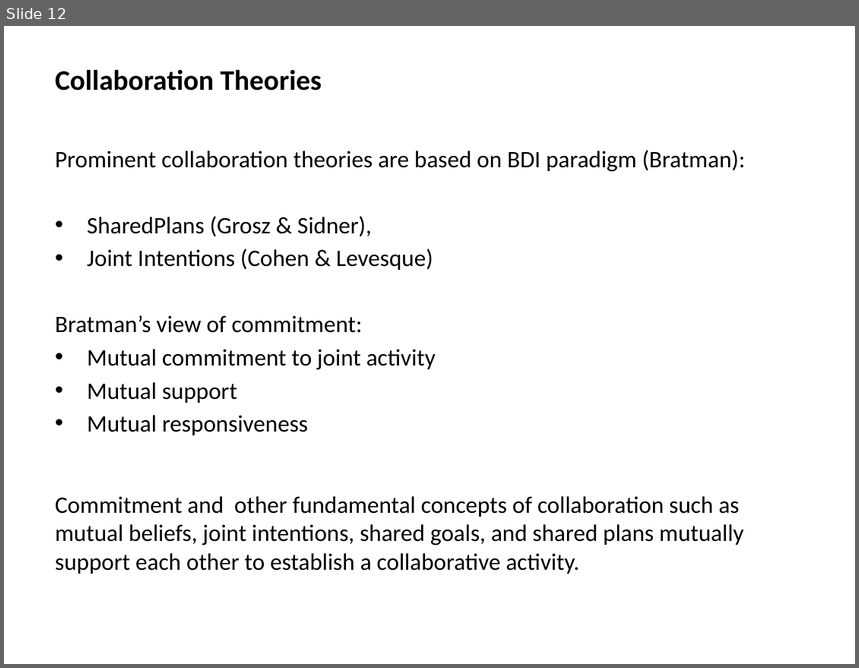
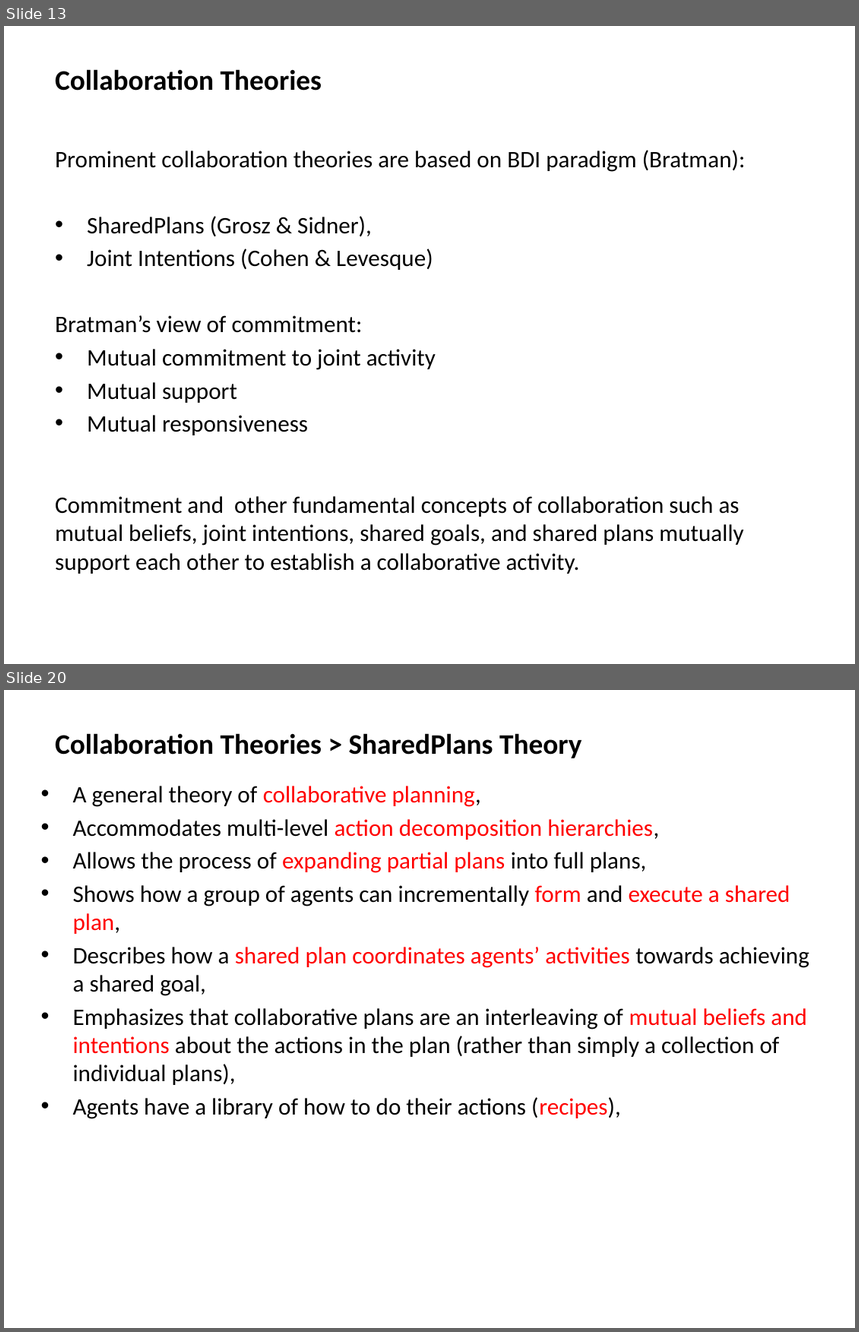
Before and after one commit to mshayganfar/CompExam1, a slide deck: presentation/PhD-comprehensive-exam.pptx. Shown one above the other, each under a label of ours: slide 12 before the commit, slides 13 and 20 after it; the slides between them are not shown. The pictures are 859x668 and 859x1332 pixels, drawn with LibreOffice and Linux fonts; fonts in the diff are those of the drawing. Boxes give left, top, right and bottom in pixels: in the first picture for what was removed or moved away, otherwise in the second. Text is boxed around its words. In the diff, an @@ line names an element or a change of style, - is before the commit and + after.

Commit message:
SharedPlans Theory
Finished SharedPlans theory.

```diff
--- a/presentation/PhD-comprehensive-exam.pptx
+++ b/presentation/PhD-comprehensive-exam.pptx
@@ slide 20 added at (4, 690, 855, 1328), background #FFFFFF @@
@@ text added at (55, 733, 582, 758), 24 pt, text #000000, bold @@
+Collaboration Theories > SharedPlans Theory
@@ text added at (73, 786, 810, 1119), 20 pt, text #000000 @@
+• A general theory of collaborative planning,
+• Accommodates multi-level action decomposition hierarchies,
+• Allows the process of expanding partial plans into full plans,
+• Shows how a group of agents can incrementally form and execute a shared plan,
+• Describes how a shared plan coordinates agents’ activities towards achieving a shared goal,
+• Emphasizes that collaborative plans are an interleaving of mutual beliefs and intentions about the actions in the plan (rather than simply a collection of individual plans),
+• Agents have a library of how to do their actions (recipes),
@@ what was slide 12 is now slide 13 @@
```
Also in this commit, not shown: 1 slide changed, 35 other slides added.
